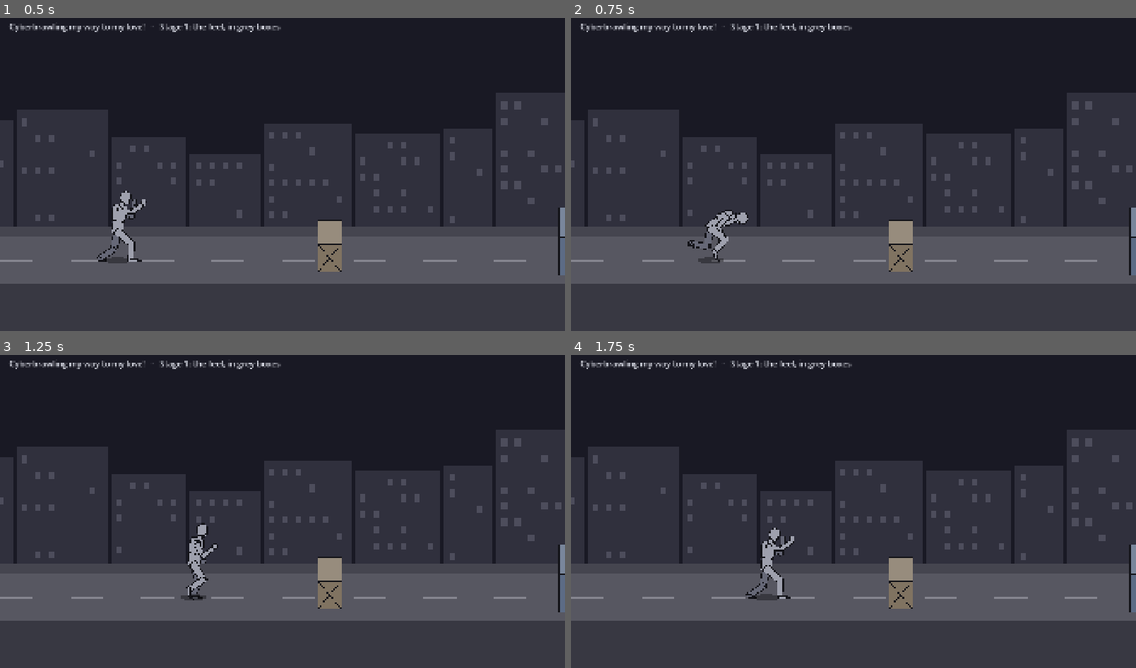
Above: before the commit, frames 1-4 (two rows, left to right).
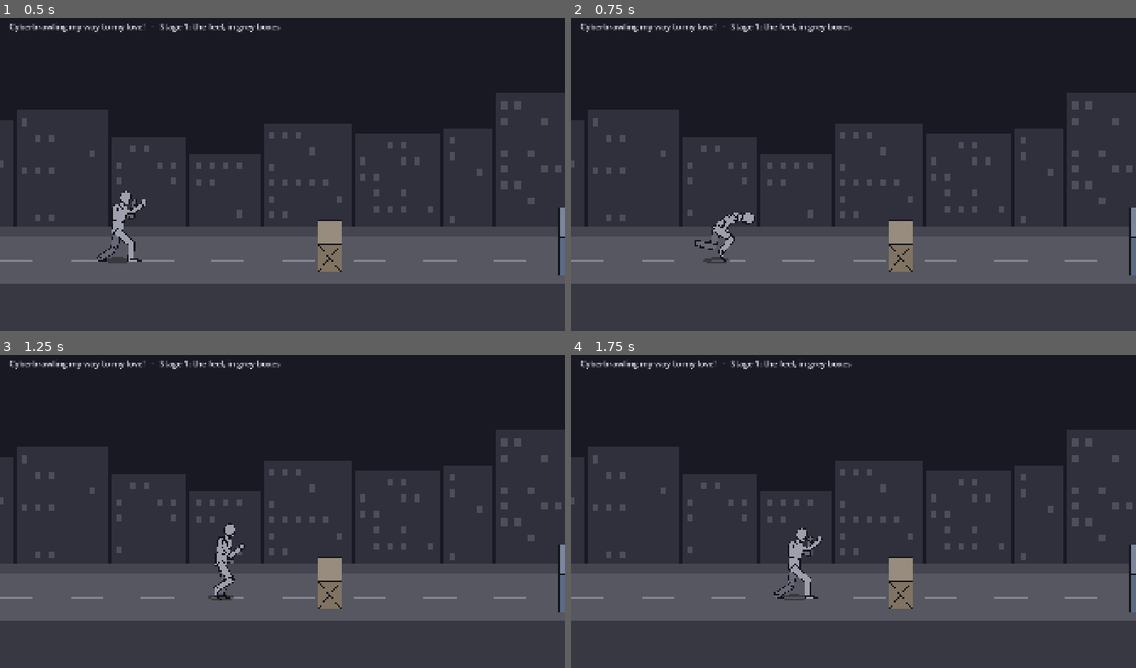
Above: after the commit, the same moments.

Repository: jetomev/cyberbrawling-my-way-to-my-love
Game: Godot game, scene res://scenes/main.tscn
Same seed, same stepped clock (60 frames per second), same inputs: the game is played once before the commit and once after it.
Inputs (mouse positions are in pixels of both pictures, inside the frame that each line leads up to):
- Up to frame 1 (0.5 s): no input
- Up to frame 2 (0.75 s): tap Enter at 0.5 s; move the mouse to (977, 155) at 0.52 s; hold Right (move_right) from 0.53 s (still down); hold W (run) from 0.53 s (still down); tap C (roll) at 0.6 s; click (977, 155) at 0.67 s
- Up to frame 3 (1.25 s): keep holding Right (move_right); keep holding W (run); tap Space (jump) at 0.77 s
- Up to frame 4 (1.75 s): release Right (move_right) at 1.25 s; release W (run) at 1.25 s; drag from (740, 524) to (825, 574) at 1.27 s

Frame 1 is identical in both runs. In frame 2, 0.6% of the frame differs, in the area x 20-33%, y 61-79%; in frame 3, 1.2%; in frame 4, 1.3%, in the area x 30-45%, y 55-79%.

Commit message:
Stage 1: the roll from the team's roll reference
The assistant team's researcher (2026-11-02, names out) gathered a roll reference: Muybridge's 1887 running and back
somersault plates (public domain), open-licence judo and aikido forward-roll photos, and martial-arts guides that
agree on the shape. Study only, our own drawing, credited.

- The dip turns side-on (turned 50), chin tucked, the leading arm reaching forward and down, curved, to guide him;
  over the shoulder (turned 40) to the opposite hip in a tight ball, the head clear; up facing the same way.
- Evasion: he can't be hit only while round (20%-80% of the roll); in the dip and coming up he is open, so a dodge
  has to be timed (the reference's game note; tuning roll_evade_from / roll_evade_to replace roll_evade).
- Travel: roll_speed 9 (about 290 px, 1.3 body lengths; the reference guesses two; the feel lab decides).
- Guards (failed first: turned 0; open from the first frame; 186 px): side-on dip, the guiding arm forward and down
  and curved, open in the dip and coming up, evading while round, more than a body length of travel. (The roll test
  now starts away from the street's left edge: a roll back from x 200 ran into it.)

Tests: 151.

Co-Authored-By: Claude Opus 5.5 <noreply@anthropic.com>

Diff:
--- a/game/scripts/present/poses.gd
+++ b/game/scripts/present/poses.gd
@@ -231,12 +231,13 @@
 			"arm_f_upper": 30.0, "arm_f_lower": -40.0, "arm_b_upper": 20.0, "arm_b_lower": -40.0, "leg_b_upper": -64.0, "leg_b_lower": 12.0}],
 		["end", {"spin": 360.0, "pivot_f": 360.0}]],
 	# C: the evasion roll (Javier, 2026-11-02 21:56). No recorded roll yet (CMU 128_09 "Run Roll Underneath" waits on
-	# Javier's yes to download), so common technique: drop into a crouch with the chin tucked and the arms reaching down,
-	# roll over through a tight ball (knees to the chest, arms round the shins), come up into a crouch, back to guard
+	# Javier's yes to download); the team's roll reference (judo and aikido forward rolls, Muybridge's somersault plates):
+	# dip side-on, chin tucked, the leading arm curved forward and down to guide; over the shoulder to the opposite hip
+	# in a tight ball (knees to the chest), never over the head; come up facing the same way, back to guard
 	"roll": [["start", {}],
-		["roll_down", {"hip_y": 30.0, "torso": 40.0, "head": 24.0, "cover_f": 0.0, "cover_b": 0.0, "arm_f_upper": -30.0, "arm_f_lower": -60.0, "arm_b_upper": -20.0, "arm_b_lower": -60.0, "tumble": 0.0}],
-		["roll_over", {"torso": 85.0, "head": 85.0, "cover_f": 0.0, "cover_b": 0.0, "leg_f_upper": -125.0, "leg_f_lower": 140.0, "leg_b_upper": -115.0, "leg_b_lower": 140.0, "arm_f_upper": -50.0, "arm_f_lower": -110.0, "arm_b_upper": -40.0, "arm_b_lower": -110.0, "tumble": 180.0}],
-		["roll_up", {"hip_y": 28.0, "torso": 26.0, "head": 10.0, "cover_f": 0.0, "cover_b": 0.0, "arm_f_upper": -30.0, "arm_f_lower": -70.0, "arm_b_upper": -20.0, "arm_b_lower": -70.0, "tumble": 340.0}],
+		["roll_down", {"turn": 50.0, "hip_y": 30.0, "torso": 40.0, "head": 24.0, "cover_f": 0.0, "cover_b": 0.0, "arm_f_upper": -30.0, "arm_f_lower": -60.0, "arm_b_upper": -20.0, "arm_b_lower": -60.0, "tumble": 0.0}],
+		["roll_over", {"turn": 40.0, "torso": 85.0, "head": 85.0, "cover_f": 0.0, "cover_b": 0.0, "leg_f_upper": -125.0, "leg_f_lower": 140.0, "leg_b_upper": -115.0, "leg_b_lower": 140.0, "arm_f_upper": -50.0, "arm_f_lower": -110.0, "arm_b_upper": -40.0, "arm_b_lower": -110.0, "tumble": 180.0}],
+		["roll_up", {"turn": 15.0, "hip_y": 28.0, "torso": 26.0, "head": 10.0, "cover_f": 0.0, "cover_b": 0.0, "arm_f_upper": -30.0, "arm_f_lower": -70.0, "arm_b_upper": -20.0, "arm_b_lower": -70.0, "tumble": 340.0}],
 		["end", {"tumble": 360.0}]],
 	"climb": [["start", {"cover_f": 0.0, "cover_b": 0.0, "open_f": 1.0, "open_b": 1.0, "hand_f": -30.0, "hand_b": -30.0, "arm_f_upper": -165.0, "arm_f_lower": 0.0, "arm_b_upper": -150.0, "arm_b_lower": 0.0,
 			"leg_f_upper": -20.0, "leg_f_lower": 30.0, "hip_y": 0.0}],
--- a/game/scripts/sim/fighter.gd
+++ b/game/scripts/sim/fighter.gd
@@ -290,9 +290,10 @@
 			z = nz
 
 
-## True while a roll can't be hit (most of it; he comes up open).
+## True while a roll can't be hit: only while he is round, over the shoulder; in the dip and coming up he is open,
+## so a dodge has to be timed (the team's roll reference, 2026-11-02).
 func evading() -> bool:
-	return state == "roll" and t < int(tune["roll_ticks"] * tune["roll_evade"])
+	return state == "roll" and t >= int(tune["roll_ticks"] * tune["roll_evade_from"]) and t < int(tune["roll_ticks"] * tune["roll_evade_to"])
 
 
 ## "perfect" in a block's first perfect_block_ticks, "block" after that, "" when not blocking.
--- a/game/scripts/sim/tuning.gd
+++ b/game/scripts/sim/tuning.gd
@@ -21,8 +21,10 @@
 	"air_steer": 0.5,  # how much the stick can change a jump that's already going (0 = none, 1 = full)
 	"land_ticks": 4,
 	"roll_ticks": 32,  # C: the evasion roll (Javier, 2026-11-02 21:56), about half a second
-	"roll_speed": 6.0,  # along the street the way the arrows point
-	"roll_evade": 0.7,  # the share of the roll he can't be hit in (then he comes up open)
+	"roll_speed": 9.0,  # along the street the way the arrows point: about 1.3 body lengths (the team's roll reference
+	# guesses two; the feel lab decides)
+	"roll_evade_from": 0.2,  # he can't be hit only while round, over the shoulder (the team's roll reference): open in
+	"roll_evade_to": 0.8,  # the dip and coming up, so a dodge has to be timed
 	# attacks: start-up, active (can hit), recovery, all in ticks; reach in pixels from the body's centre
 	"punch_startup": 4,
 	"punch_active": 3,
--- a/game/tests/test_hero_view.gd
+++ b/game/tests/test_hero_view.gd
@@ -264,3 +264,16 @@
 		check(v.points()["head"].y <= -20.0, "roll@%d (turned %.0f): the head clear of the street (%.0f px)" % [tick, p["tumble"], -v.points()["head"].y])
 	check(seen >= 2, "the roll passes upside down (%d frames)" % seen)
 	v.free()
+
+
+func test_the_roll_dips_side_on_with_the_arm_guiding() -> void:
+	# the team's roll reference (judo and aikido forward rolls): in the dip he is side-on, chin tucked, the leading arm
+	# reaching forward and down, curved like a hoop, to guide him over the shoulder
+	var t := Tuning.fresh()
+	var p := Poses.angles("roll", Poses.moment("roll", "roll_down", t), t)
+	check(p["turn"] >= 40.0, "side-on in the dip (turned %.0f)" % p["turn"])
+	var b := Poses.bake(p, true)
+	var shoulder: Vector2 = Poses._end("shoulder_f", b)[0]
+	var hand: Vector2 = Poses._end("hand_f", b)[0]
+	check(hand.x > shoulder.x + 20.0 and hand.y > shoulder.y + 30.0, "the leading arm reaching forward and down (hand %.0f ahead, %.0f below the shoulder)" % [hand.x - shoulder.x, hand.y - shoulder.y])
+	check(absf(b["arm_f_lower"]) >= 15.0 and absf(b["arm_f_lower"]) <= 70.0, "curved like a hoop, not locked or folded (elbow %.0f)" % absf(b["arm_f_lower"]))
--- a/game/tests/test_walking.gd
+++ b/game/tests/test_walking.gd
@@ -172,13 +172,17 @@
 func test_c_rolls_the_way_the_arrows_point() -> void:
 	# Javier (21:56): "c for evation role (direction of the keys)". An evasion roll along the street the way the arrows
 	# point (forward if none), facing the threat the whole time; it evades for most of the roll, then he is open again.
-	var f = Fighter.new()
+	var f = Fighter.new(Tuning.fresh(), 1200.0)  # (room behind him: the street's left edge is near the start)
 	var x0: float = f.x
 	f.step({"roll": true, "mx": -1.0})
 	eq(f.state, "roll", "C: the roll")
-	check(f.evading(), "while rolling he can't be hit")
-	run_for(f, f.tune["roll_ticks"] - 4)
-	check(f.x < x0 - 100.0, "it goes the way the arrow points: back (%.0f px)" % (f.x - x0))
+	# the team's roll reference (2026-11-02): he can't be hit only while round (over the shoulder), not in the dip or
+	# coming up, so a dodge has to be timed
+	check(not f.evading(), "in the dip he can still be hit")
+	run_for(f, f.tune["roll_ticks"] / 2)
+	check(f.evading(), "round, over the shoulder, he can't be hit")
+	run_for(f, f.tune["roll_ticks"] / 2 - 4)
+	check(f.x < x0 - 250.0, "it goes the way the arrow points: back, more than a body length (%.0f px)" % (f.x - x0))
 	eq(f.facing, 1, "still facing the threat")
 	check(not f.evading(), "coming up out of it, he's open again")
 	run_for(f, 10)
@@ -187,7 +191,7 @@
 	var gx: float = g.x
 	g.step({"roll": true})
 	run_for(g, g.tune["roll_ticks"])
-	check(g.x > gx + 100.0, "no arrow: a forward roll (%.0f px)" % (g.x - gx))
+	check(g.x > gx + 250.0, "no arrow: a forward roll (%.0f px)" % (g.x - gx))
 	var h = Fighter.new()
 	var z0: float = h.z
 	h.step({"roll": true, "mz": 1.0})
